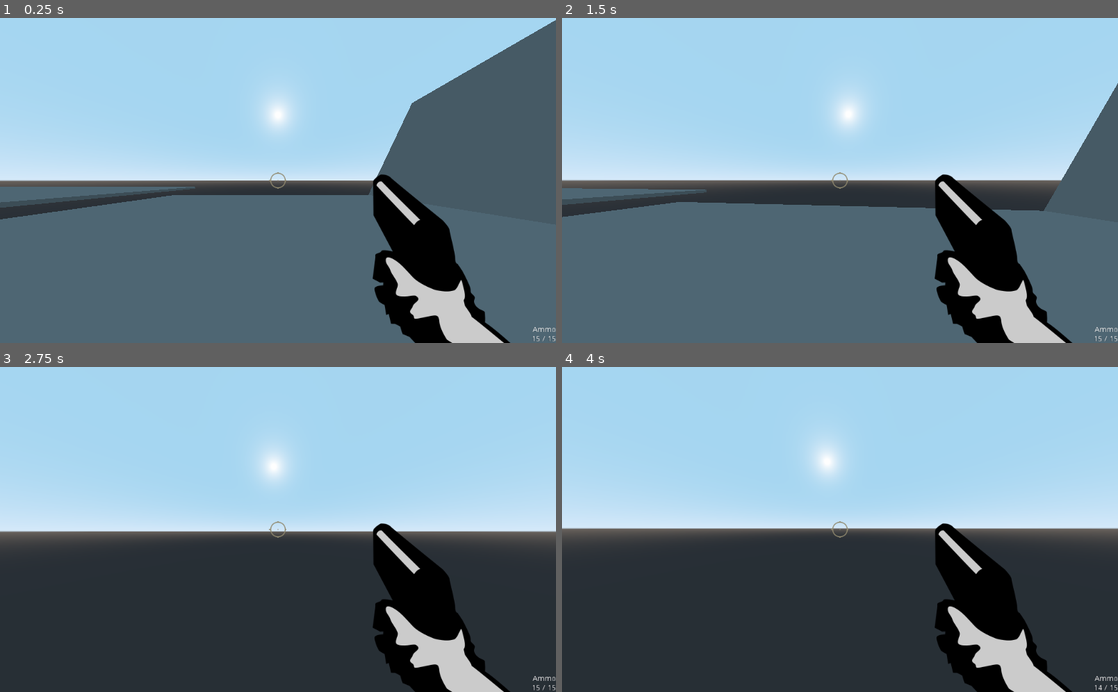
Above: before the commit, frames 1-4 (two rows, left to right).
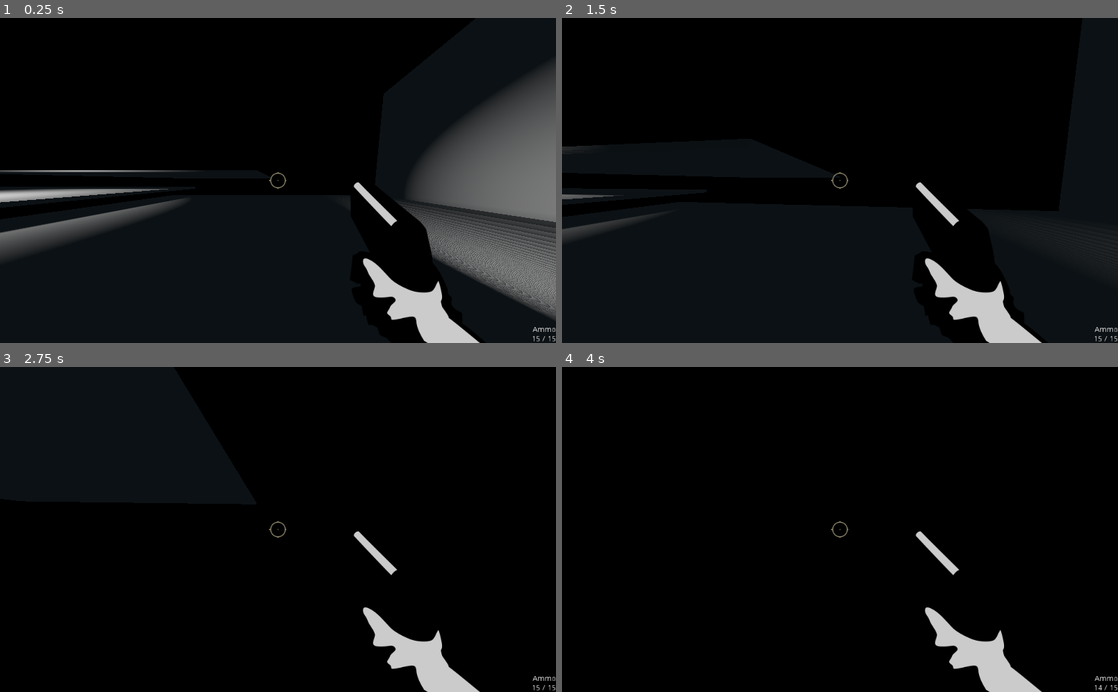
Above: after the commit, the same moments.

Repository: junglerobba/godot-fps-demo
Game: Godot game, scene res://Scenes/World.tscn
Two runs of this game, one before a commit and one after it. Both use one fixed random seed, a clock stepped at 60 frames per second and the inputs below.
Inputs (mouse positions are in pixels of both pictures, inside the frame that each line leads up to):
- Up to frame 1 (0.25 s): no input
- Up to frame 2 (1.5 s): tap Enter at 0.5 s; move the mouse to (867, 180) at 0.52 s; hold W (move_forward) from 0.53 s (still down); tap E (interact) at 0.6 s; tap Space (jump) at 0.77 s; move the mouse to (812, 180) at 1.27 s; tap Ctrl (move_crouch) at 1.35 s
- Up to frame 3 (2.75 s): keep holding W (move_forward); tap Space (jump) at 1.52 s; move the mouse to (289, 523) at 2.02 s; hold Shift (move_sprint) from 2.03 s (still down)
- Up to frame 4 (4 s): keep holding W (move_forward); move the mouse to (834, 536) at 2.77 s; release Shift (move_sprint) at 2.78 s; click (834, 536) at 2.85 s; tap Space (jump) at 3.02, 3.77 s; move the mouse to (878, 532) at 3.52 s; tap E (interact) at 3.6 s

The runs differ from the first frame. In frame 1, 93% of the frame differs, in the area x 0-100%, y 0-100%; in frame 2, 96%; in frame 3, 96%; in frame 4, 96%.

Commit message:
Add weapon switching

Diff:
--- a/Enemies/Zombie.tscn
+++ b/Enemies/Zombie.tscn
@@ -70,7 +70,7 @@
 script = ExtResource( 2 )
 
 [node name="CollisionShape" type="CollisionShape" parent="."]
-transform = Transform( 1, 0, 0, 0, -1.62921e-07, -1, 0, 1, -1.62921e-07, 0, 0, 0 )
+transform = Transform( 1, 0, 0, 0, -4.37114e-08, -1, 0, 1, -4.37114e-08, 0, 0, 0 )
 shape = SubResource( 1 )
 
 [node name="AnimationPlayer" type="AnimationPlayer" parent="."]
--- a/Player/Player.gd
+++ b/Player/Player.gd
@@ -19,10 +19,24 @@
 var velocity: = Vector3()
 var camera_x_rotation: float = 0
 var crouched: bool = false
+var weapon: Weapon = null
+
+var weapon_selected: int = 0
+var weapons: Array = [
+	{
+		'weapon': load("res://Player/Weapons/Pistol.tscn"),
+		'ammo': -1
+	},
+	{
+		'weapon': load("res://Player/Weapons/Shotgun.tscn"),
+		'ammo': -1
+	}
+]
 
 func _ready() -> void:
 	Input.set_mouse_mode(Input.MOUSE_MODE_CAPTURED)
 	get_tree().call_group("Enemies", "set_player", self)
+	select_weapon(weapon_selected)
 
 func _input(event: InputEvent) -> void:
 	if Input.get_mouse_mode() != Input.MOUSE_MODE_CAPTURED \
@@ -36,6 +50,11 @@
 		if camera_x_rotation + x_delta > -90 && camera_x_rotation + x_delta < 90:
 			camera.rotate_x(deg2rad(-event.relative.y * mouse_sensitivity))
 			camera_x_rotation += x_delta
+
+	if Input.is_action_just_pressed("inventory_01"):
+		select_weapon(0)
+	if Input.is_action_just_pressed("inventory_02"):
+		select_weapon(1)
 
 func _process(_delta: float) -> void:
 	if Input.is_action_just_pressed("ui_cancel"):
@@ -94,3 +113,15 @@
 	return (velocity.x > 5 || velocity.x < -5 \
 	|| velocity.z > 5 || velocity.z < -5) \
 	&& is_on_floor()
+
+func select_weapon(index: int) -> void:
+	if !index >= len(weapons) && index >= 0:
+		if weapon != null:
+			weapons[weapon_selected].ammo = weapon.current_ammo
+			remove_child(weapon)
+			weapon = null
+		weapon_selected = index
+		weapon = weapons[index].weapon.instance()
+		weapon.set_ammo(weapons[index].ammo)
+		weapon.set_name("Weapon")
+		add_child(weapon)
--- a/Player/Player.tscn
+++ b/Player/Player.tscn
@@ -1,7 +1,6 @@
-[gd_scene load_steps=9 format=2]
+[gd_scene load_steps=8 format=2]
 
 [ext_resource path="res://Player/Player.gd" type="Script" id=1]
-[ext_resource path="res://Player/Weapon.gd" type="Script" id=2]
 [ext_resource path="res://Scenes/HUD.tscn" type="PackedScene" id=3]
 [ext_resource path="res://Assets/step01.wav" type="AudioStream" id=4]
 [ext_resource path="res://Player/Interaction.gd" type="Script" id=5]
@@ -76,9 +75,6 @@
 mesh = SubResource( 2 )
 material/0 = null
 
-[node name="Weapon" type="Node" parent="."]
-script = ExtResource( 2 )
-
 [node name="HUD" parent="." instance=ExtResource( 3 )]
 
 [node name="FootStep" type="AudioStreamPlayer" parent="."]
--- a/Player/Shotgun.gd
+++ b/Player/Weapons/Pistol.gd
@@ -1,6 +1,6 @@
 extends Weapon
 
-export var fire_range: float = 10
+export var fire_range: float = 200
 
 func _ready() -> void:
 	raycast.cast_to = Vector3(0, 0, -fire_range)
--- /dev/null
+++ b/Player/Weapons/Pistol.tscn
@@ -0,0 +1,62 @@
+[gd_scene load_steps=7 format=2]
+
+[ext_resource path="res://Player/Weapons/Shotgun.gd" type="Script" id=1]
+[ext_resource path="res://Assets/reload.wav" type="AudioStream" id=2]
+[ext_resource path="res://Assets/crosshair.png" type="Texture" id=3]
+[ext_resource path="res://Assets/gunshot.wav" type="AudioStream" id=4]
+[ext_resource path="res://Assets/viewmodel_sprites.png" type="Texture" id=5]
+
+[sub_resource type="Animation" id=1]
+resource_name = "shoot"
+length = 0.6
+step = 0.15
+tracks/0/type = "value"
+tracks/0/path = NodePath("Control/Sprite:frame")
+tracks/0/interp = 1
+tracks/0/loop_wrap = true
+tracks/0/imported = false
+tracks/0/enabled = true
+tracks/0/keys = {
+"times": PoolRealArray( 0, 0.15, 0.3, 0.45, 0.6 ),
+"transitions": PoolRealArray( 1, 1, 1, 1, 1 ),
+"update": 1,
+"values": [ 1, 2, 3, 3, 0 ]
+}
+
+[node name="Pistol" type="Node"]
+script = ExtResource( 1 )
+
+[node name="Crosshair" type="TextureRect" parent="."]
+anchor_left = 0.5
+anchor_top = 0.5
+anchor_right = 0.5
+anchor_bottom = 0.5
+margin_left = -16.0
+margin_top = -16.0
+texture = ExtResource( 3 )
+__meta__ = {
+"_edit_use_anchors_": false
+}
+
+[node name="Control" type="Control" parent="."]
+anchor_left = 0.5
+anchor_top = 1.0
+anchor_right = 0.5
+anchor_bottom = 1.0
+__meta__ = {
+"_edit_use_anchors_": false
+}
+
+[node name="Sprite" type="Sprite" parent="Control"]
+position = Vector2( 258, -254 )
+texture = ExtResource( 5 )
+hframes = 4
+
+[node name="AnimationPlayer" type="AnimationPlayer" parent="."]
+anims/shoot = SubResource( 1 )
+
+[node name="GunSound" type="AudioStreamPlayer" parent="."]
+stream = ExtResource( 4 )
+
+[node name="ReloadSound" type="AudioStreamPlayer" parent="."]
+stream = ExtResource( 2 )
--- /dev/null
+++ b/Player/Weapons/Shotgun.gd
@@ -0,0 +1,6 @@
+extends Weapon
+
+export var fire_range: float = 200
+
+func _ready() -> void:
+	raycast.cast_to = Vector3(0, 0, -fire_range)
--- /dev/null
+++ b/Player/Weapons/Shotgun.tscn
@@ -0,0 +1,66 @@
+[gd_scene load_steps=7 format=2]
+
+[ext_resource path="res://Player/Weapons/Shotgun.gd" type="Script" id=1]
+[ext_resource path="res://Assets/shotgun_reload.wav" type="AudioStream" id=2]
+[ext_resource path="res://Assets/crosshair.png" type="Texture" id=3]
+[ext_resource path="res://Assets/shotgun_shot.wav" type="AudioStream" id=4]
+[ext_resource path="res://Assets/viewmodel_shotgun.png" type="Texture" id=5]
+
+[sub_resource type="Animation" id=1]
+resource_name = "shoot"
+length = 0.6
+step = 0.15
+tracks/0/type = "value"
+tracks/0/path = NodePath("Control/Sprite:frame")
+tracks/0/interp = 1
+tracks/0/loop_wrap = true
+tracks/0/imported = false
+tracks/0/enabled = true
+tracks/0/keys = {
+"times": PoolRealArray( 0, 0.15, 0.3, 0.45, 0.6 ),
+"transitions": PoolRealArray( 1, 1, 1, 1, 1 ),
+"update": 1,
+"values": [ 1, 2, 3, 3, 0 ]
+}
+
+[node name="Shotgun" type="Node"]
+script = ExtResource( 1 )
+fire_rate = 1.0
+clip_size = 5
+damage = 5.0
+
+[node name="Crosshair" type="TextureRect" parent="."]
+anchor_left = 0.5
+anchor_top = 0.5
+anchor_right = 0.5
+anchor_bottom = 0.5
+margin_left = -16.0
+margin_top = -16.0
+texture = ExtResource( 3 )
+__meta__ = {
+"_edit_use_anchors_": false
+}
+
+[node name="Control" type="Control" parent="."]
+anchor_left = 0.5
+anchor_top = 1.0
+anchor_right = 0.5
+anchor_bottom = 1.0
+__meta__ = {
+"_edit_use_anchors_": false
+}
+
+[node name="Sprite" type="Sprite" parent="Control"]
+position = Vector2( 315, -194 )
+scale = Vector2( 3.38261, 3.38261 )
+texture = ExtResource( 5 )
+hframes = 4
+
+[node name="AnimationPlayer" type="AnimationPlayer" parent="."]
+anims/shoot = SubResource( 1 )
+
+[node name="GunSound" type="AudioStreamPlayer" parent="."]
+stream = ExtResource( 4 )
+
+[node name="ReloadSound" type="AudioStreamPlayer" parent="."]
+stream = ExtResource( 2 )
--- a/Player/Weapon.gd
+++ b/Player/Weapons/Weapon.gd
@@ -4,9 +4,9 @@
 
 onready var raycast: RayCast = $"../Head/Camera/RayCast"
 onready var ammo_label: Label = $"../HUD/Label"
-onready var animation_player: AnimationPlayer = $"../HUD/AnimationPlayer"
-onready var audio_player: AudioStreamPlayer = $"../HUD/GunSound"
-onready var reload_audio_player: AudioStreamPlayer = $"../HUD/ReloadSound"
+onready var animation_player: AnimationPlayer = $AnimationPlayer
+onready var audio_player: AudioStreamPlayer = $GunSound
+onready var reload_audio_player: AudioStreamPlayer = $ReloadSound
 
 export var fire_rate: float = 0.6
 export var clip_size: int = 15
@@ -17,8 +17,8 @@
 var can_fire: bool = true
 var reloading: bool = false
 
-func _ready() -> void:
-	current_ammo = clip_size
+func set_ammo(ammo: int) -> void:
+	current_ammo = ammo if ammo > -1 else clip_size
 
 func _process(_delta: float) -> void:
 	if reloading:
--- /dev/null
+++ b/Player/Weapons/Weapon.tscn
@@ -0,0 +1,63 @@
+[gd_scene load_steps=7 format=2]
+
+[ext_resource path="res://Player/Weapons/Weapon.gd" type="Script" id=1]
+[ext_resource path="res://Assets/crosshair.png" type="Texture" id=2]
+[ext_resource path="res://Assets/reload.wav" type="AudioStream" id=3]
+[ext_resource path="res://Assets/viewmodel_sprites.png" type="Texture" id=4]
+[ext_resource path="res://Assets/gunshot.wav" type="AudioStream" id=5]
+
+[sub_resource type="Animation" id=1]
+resource_name = "shoot"
+length = 0.6
+step = 0.15
+tracks/0/type = "value"
+tracks/0/path = NodePath("Control/Sprite:frame")
+tracks/0/interp = 1
+tracks/0/loop_wrap = true
+tracks/0/imported = false
+tracks/0/enabled = true
+tracks/0/keys = {
+"times": PoolRealArray( 0, 0.15, 0.3, 0.45, 0.6 ),
+"transitions": PoolRealArray( 1, 1, 1, 1, 1 ),
+"update": 1,
+"values": [ 1, 2, 3, 3, 0 ]
+}
+
+[node name="Weapon" type="Node"]
+script = ExtResource( 1 )
+
+[node name="Crosshair" type="TextureRect" parent="."]
+anchor_left = 0.5
+anchor_top = 0.5
+anchor_right = 0.5
+anchor_bottom = 0.5
+margin_left = -16.0
+margin_top = -16.0
+texture = ExtResource( 2 )
+__meta__ = {
+"_edit_use_anchors_": false
+}
+
+[node name="Control" type="Control" parent="."]
+anchor_left = 0.5
+anchor_top = 1.0
+anchor_right = 0.5
+anchor_bottom = 1.0
+__meta__ = {
+"_edit_use_anchors_": false
+}
+
+[node name="Sprite" type="Sprite" parent="Control"]
+position = Vector2( 300, -256 )
+texture = ExtResource( 4 )
+hframes = 4
+frame = 1
+
+[node name="AnimationPlayer" type="AnimationPlayer" parent="."]
+anims/shoot = SubResource( 1 )
+
+[node name="GunSound" type="AudioStreamPlayer" parent="."]
+stream = ExtResource( 5 )
+
+[node name="ReloadSound" type="AudioStreamPlayer" parent="."]
+stream = ExtResource( 3 )
--- a/Scenes/HUD.tscn
+++ b/Scenes/HUD.tscn
@@ -1,26 +1,4 @@
-[gd_scene load_steps=6 format=2]
-
-[ext_resource path="res://Assets/viewmodel_sprites.png" type="Texture" id=1]
-[ext_resource path="res://Assets/crosshair.png" type="Texture" id=2]
-[ext_resource path="res://Assets/gunshot.wav" type="AudioStream" id=3]
-[ext_resource path="res://Assets/reload.wav" type="AudioStream" id=4]
-
-[sub_resource type="Animation" id=1]
-resource_name = "shoot"
-length = 0.6
-step = 0.15
-tracks/0/type = "value"
-tracks/0/path = NodePath("Control/Sprite:frame")
-tracks/0/interp = 1
-tracks/0/loop_wrap = true
-tracks/0/imported = false
-tracks/0/enabled = true
-tracks/0/keys = {
-"times": PoolRealArray( 0, 0.15, 0.3, 0.45, 0.6 ),
-"transitions": PoolRealArray( 1, 1, 1, 1, 1 ),
-"update": 1,
-"values": [ 1, 2, 3, 3, 0 ]
-}
+[gd_scene format=2]
 
 [node name="HUD" type="Control"]
 anchor_right = 1.0
@@ -44,38 +22,6 @@
 "_edit_use_anchors_": false
 }
 
-[node name="Crosshair" type="TextureRect" parent="."]
-anchor_left = 0.5
-anchor_top = 0.5
-anchor_right = 0.5
-anchor_bottom = 0.5
-margin_left = -16.0
-margin_top = -16.0
-texture = ExtResource( 2 )
-
-[node name="Control" type="Control" parent="."]
-anchor_left = 0.5
-anchor_top = 1.0
-anchor_right = 0.5
-anchor_bottom = 1.0
-__meta__ = {
-"_edit_use_anchors_": false
-}
-
-[node name="Sprite" type="Sprite" parent="Control"]
-position = Vector2( 300, -256 )
-texture = ExtResource( 1 )
-hframes = 4
-
-[node name="AnimationPlayer" type="AnimationPlayer" parent="."]
-anims/shoot = SubResource( 1 )
-
-[node name="GunSound" type="AudioStreamPlayer" parent="."]
-stream = ExtResource( 3 )
-
-[node name="ReloadSound" type="AudioStreamPlayer" parent="."]
-stream = ExtResource( 4 )
-
 [node name="InteractionLabel" type="Label" parent="."]
 anchor_top = 1.0
 anchor_right = 1.0
@@ -84,3 +30,6 @@
 text = "Press E to interact"
 align = 1
 valign = 1
+__meta__ = {
+"_edit_use_anchors_": false
+}
--- a/Scenes/World.tscn
+++ b/Scenes/World.tscn
@@ -33,7 +33,7 @@
 shape = SubResource( 2 )
 
 [node name="Ground3" type="MeshInstance" parent="."]
-transform = Transform( 7.62244, -0.12677, 0, 16.0485, 0.0602109, 0, 0, 0, 15.5212, 15.7951, 0, -0.796016 )
+transform = Transform( 1.6899, -0.139706, 0, 17.6861, 0.0133488, 0, 0, 0, 15.5212, 16.7951, 0, -0.796016 )
 mesh = SubResource( 1 )
 material/0 = null
 
@@ -45,14 +45,12 @@
 [node name="LightSwitch" type="MeshInstance" parent="."]
 transform = Transform( -0.0533817, -0.998574, 0, 0.998574, -0.0533817, 0, 0, 0, 1, 17.1827, 2.20208, -0.796016 )
 mesh = SubResource( 1 )
-material/0 = SubResource( 5 )
+material/0 = SubResource( 3 )
 
 [node name="StaticBody" type="StaticBody" parent="LightSwitch"]
 collision_layer = 6
 script = ExtResource( 3 )
 light = NodePath("../../SpotLight")
-on_by_default = false
-energy_when_on = 100
 
 [node name="CollisionShape" type="CollisionShape" parent="LightSwitch/StaticBody"]
 shape = SubResource( 2 )
@@ -67,17 +65,28 @@
 [node name="CollisionShape" type="CollisionShape" parent="Ground2/StaticBody"]
 shape = SubResource( 2 )
 
+[node name="Ground4" type="MeshInstance" parent="."]
+transform = Transform( 17.7667, 0, 0, 0, 0.140342, 0, 0, 0, 15.5212, -20.192, 3.66192, -25.796 )
+mesh = SubResource( 1 )
+material/0 = null
+
+[node name="StaticBody" type="StaticBody" parent="Ground4"]
+
+[node name="CollisionShape" type="CollisionShape" parent="Ground4/StaticBody"]
+shape = SubResource( 2 )
+
 [node name="Enemy" type="StaticBody" parent="." groups=[
 "Enemies",
 ]]
+transform = Transform( 1, 0, 0, 0, 1, 0, 0, 0, 1, -0.0164289, 0.653032, 0.456174 )
 
 [node name="CollisionShape" type="CollisionShape" parent="Enemy"]
 transform = Transform( 1, 0, 0, 0, 1, 0, 0, 0, 1, 10.6455, 2.73161, 0 )
-shape = SubResource( 3 )
+shape = SubResource( 4 )
 
 [node name="MeshInstance" type="MeshInstance" parent="Enemy"]
 transform = Transform( 1, 0, 0, 0, 1, 0, 0, 0, 1, 10.6455, 2.73161, 0 )
-mesh = SubResource( 4 )
+mesh = SubResource( 5 )
 material/0 = null
 
 [node name="Enemy2" type="StaticBody" parent="." groups=[
@@ -121,8 +130,15 @@
 environment = ExtResource( 4 )
 
 [node name="SpotLight" type="SpotLight" parent="."]
-transform = Transform( -0.171155, -0.877241, 0.448501, 0, 0.455219, 0.89038, -0.985244, 0.152393, -0.0779131, 16.4746, 10.1361, -2.01007 )
+transform = Transform( -1.62921e-07, 0, -1, 0, 1, 0, 1, 0, -1.62921e-07, 4.47463, 2.13605, -2.01007 )
 light_energy = 1.48
 shadow_enabled = true
 spot_range = 16.2
 spot_angle = 77.7
+
+[node name="SpotLight2" type="SpotLight" parent="."]
+transform = Transform( -3.55271e-15, 1, 0, 1.62921e-07, 5.78811e-22, 1, 1, 3.55271e-15, -1.62921e-07, -21.7254, 8.93605, -3.61007 )
+light_energy = 1.48
+shadow_enabled = true
+spot_range = 16.2
+spot_angle = 77.7
--- a/default_env.tres
+++ b/default_env.tres
@@ -3,6 +3,8 @@
 [sub_resource type="ProceduralSky" id=1]
 
 [resource]
-background_mode = 2
+background_mode = 3
 background_sky = SubResource( 1 )
-ambient_light_energy = 0.2
+ambient_light_energy = 0.0
+fog_color = Color( 1, 1, 1, 1 )
+dof_blur_far_distance = 50.05
--- a/project.godot
+++ b/project.godot
@@ -22,7 +22,7 @@
 "base": "Node",
 "class": "Weapon",
 "language": "GDScript",
-"path": "res://Player/Weapon.gd"
+"path": "res://Player/Weapons/Weapon.gd"
 } ]
 _global_script_class_icons={
 "Interactable": "",
@@ -88,6 +88,26 @@
 "events": [ Object(InputEventKey,"resource_local_to_scene":false,"resource_name":"","device":0,"alt":false,"shift":false,"control":false,"meta":false,"command":false,"pressed":false,"scancode":16777238,"unicode":0,"echo":false,"script":null)
  ]
 }
+inventory_01={
+"deadzone": 0.5,
+"events": [ Object(InputEventKey,"resource_local_to_scene":false,"resource_name":"","device":0,"alt":false,"shift":false,"control":false,"meta":false,"command":false,"pressed":false,"scancode":49,"unicode":0,"echo":false,"script":null)
+ ]
+}
+inventory_02={
+"deadzone": 0.5,
+"events": [ Object(InputEventKey,"resource_local_to_scene":false,"resource_name":"","device":0,"alt":false,"shift":false,"control":false,"meta":false,"command":false,"pressed":false,"scancode":50,"unicode":0,"echo":false,"script":null)
+ ]
+}
+inventory_03={
+"deadzone": 0.5,
+"events": [ Object(InputEventKey,"resource_local_to_scene":false,"resource_name":"","device":0,"alt":false,"shift":false,"control":false,"meta":false,"command":false,"pressed":false,"scancode":51,"unicode":0,"echo":false,"script":null)
+ ]
+}
+inventory_04={
+"deadzone": 0.5,
+"events": [ Object(InputEventKey,"resource_local_to_scene":false,"resource_name":"","device":0,"alt":false,"shift":false,"control":false,"meta":false,"command":false,"pressed":false,"scancode":52,"unicode":0,"echo":false,"script":null)
+ ]
+}
 
 [rendering]
 
Not shown, added: Assets/shotgun_reload.wav.import
Not shown, added: Assets/shotgun_shot.wav.import
Binary file added: Assets/viewmodel_shotgun.png
Not shown, added: Assets/viewmodel_shotgun.png.import
Not shown: 3 places in Scenes/World.tscn that only renumber resources
Not shown, added: Assets/shotgun_reload.wav
Not shown, added: Assets/shotgun_shot.wav
